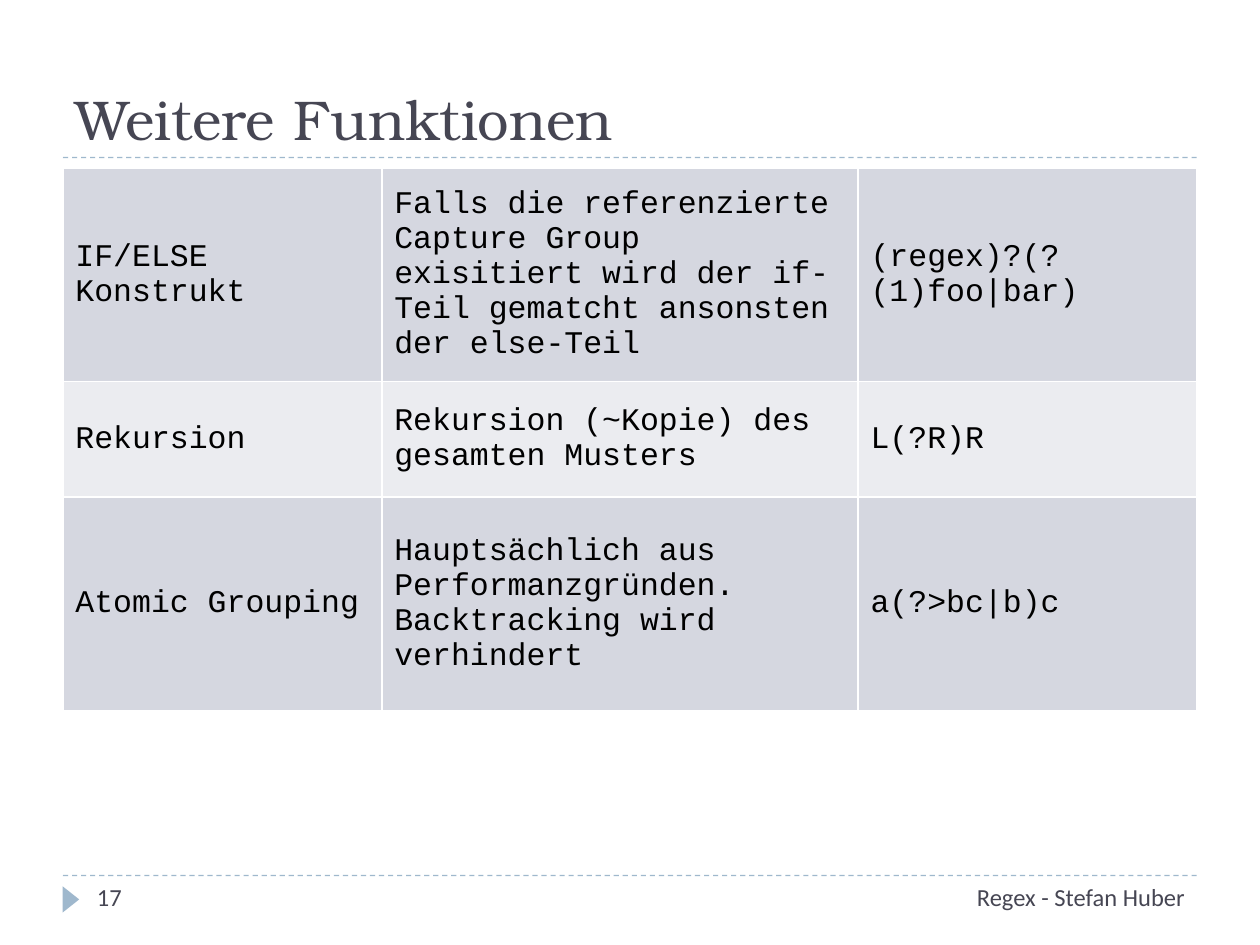
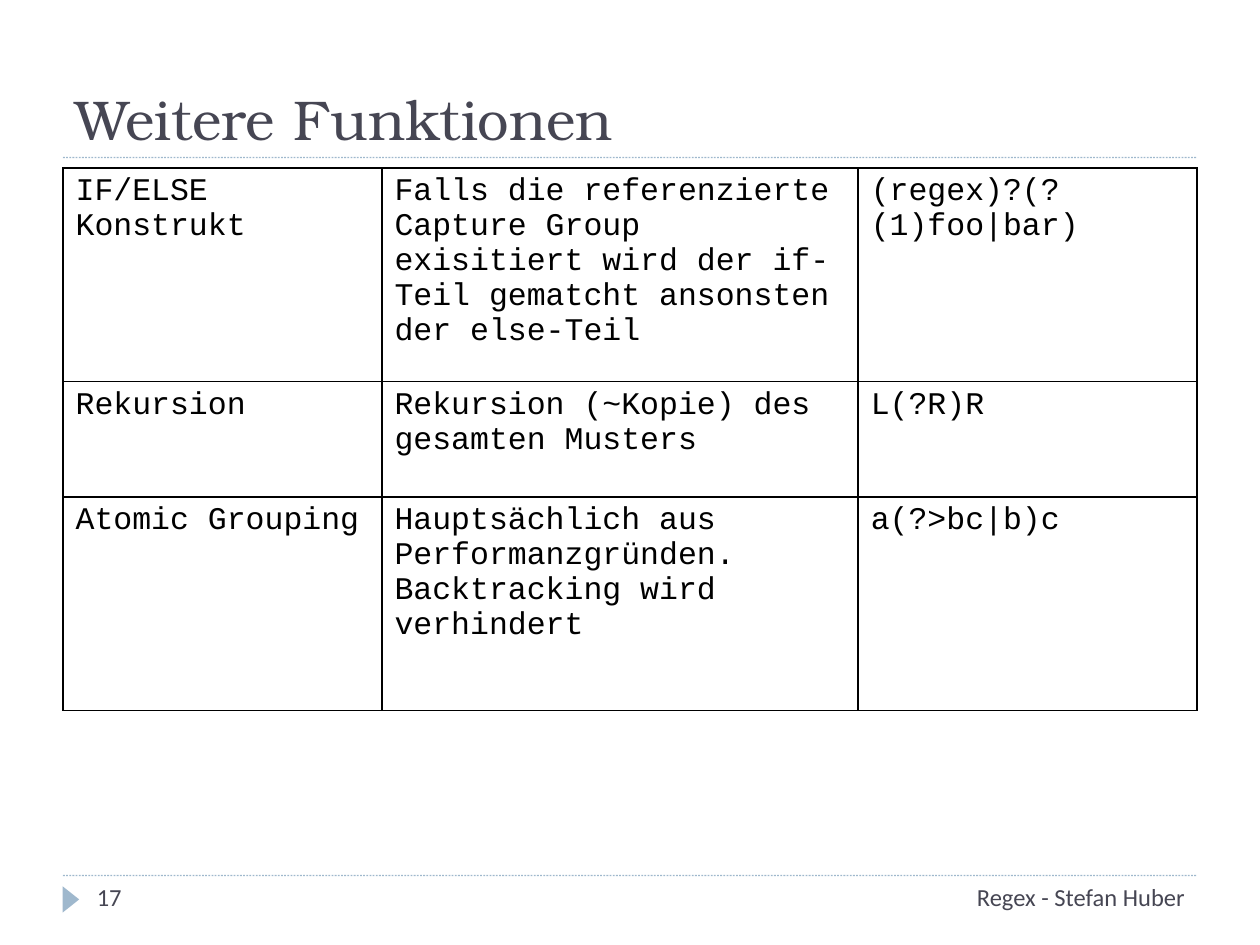
Before and after one commit to stefanhuber/regex-schulung, a slide deck: slide 17 of Regex.pptx. Drawn at 1260x945 pixels with LibreOffice and Linux fonts; fonts in the diff are those of the drawing. Boxes give left, top, right and bottom in pixels: in the first picture for what was removed or moved away, otherwise in the second. Text is boxed around its words. In the diff, an @@ line names an element or a change of style, - is before the commit and + after.

```diff
--- a/Regex.pptx
+++ b/Regex.pptx
@@ table at [63, 168, 1197, 711] @@
@@ fill #D5D7E0 to none in 6 cells @@
@@ fill #EBECF0 to none in row 2 @@
@@ borders changed @@
@@ line (63, 158) - (1197, 158): stroke #9FB8CD 0.75 pt dashed to #9FB8CD 0.74 pt @@
@@ line (63, 876) - (1197, 876): stroke #9FB8CD 0.75 pt dashed to #9FB8CD 0.74 pt @@
```
Also in this commit, not shown: 20 other slides changed, 1 other file.
